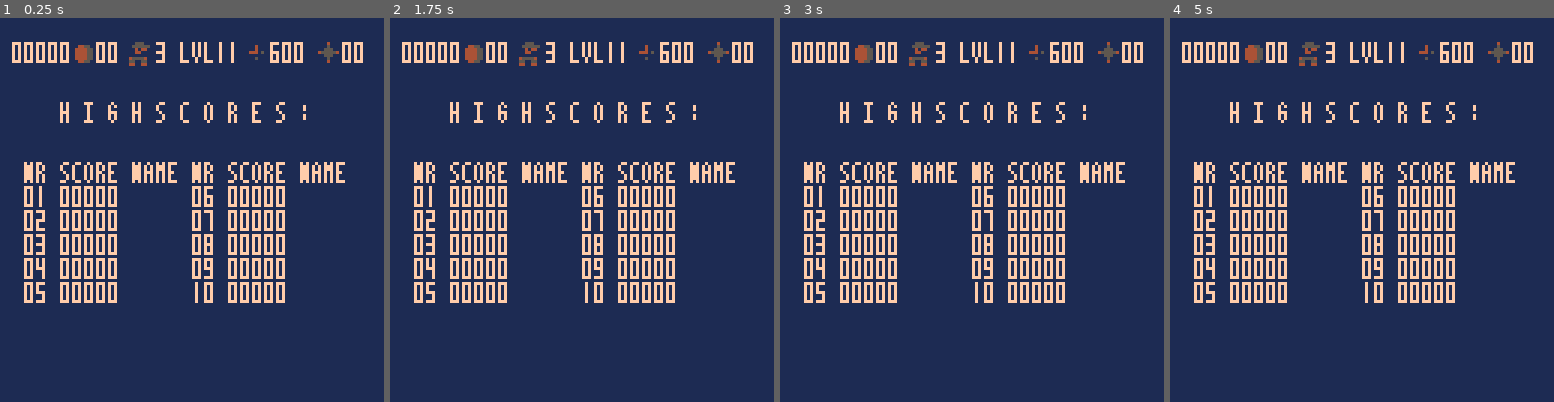
Above: before the commit, frames 1-4 (left to right).
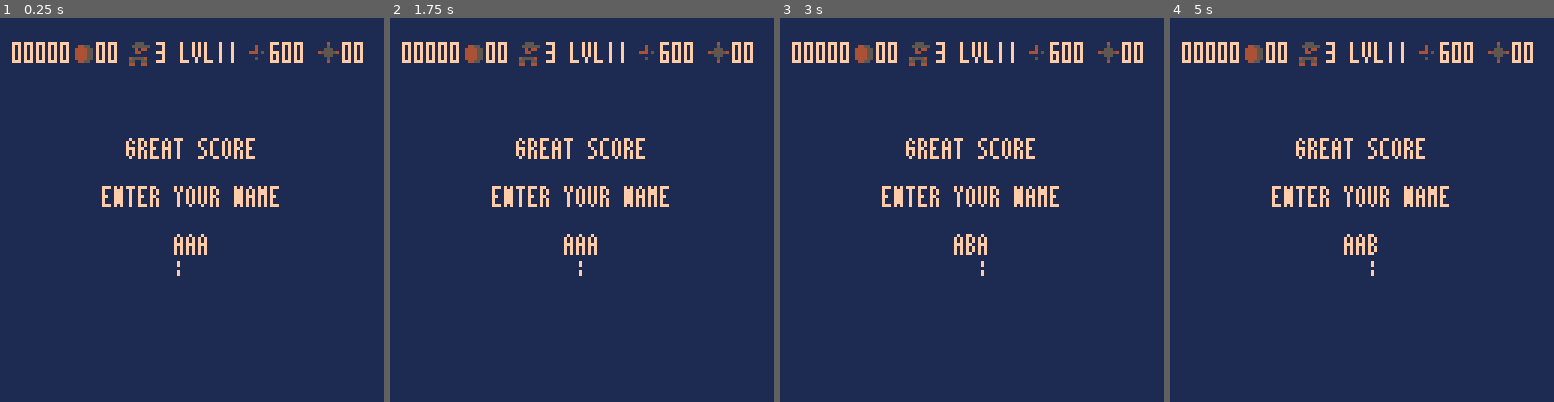
Above: after the commit, the same moments.

Repository: irismessage/Bros
Game: PICO-8 cartridge cart/bros.p8
The game is run twice, just before and just after one commit, with the same random seed, the same clock (stepped at 60 frames per second) and the same inputs.
Inputs:
- Up to frame 1 (0.25 s): no input
- Up to frame 2 (1.75 s): hold Right from 1.6 s (still down)
- Up to frame 3 (3 s): release Right at 2.1 s; hold Up 2.15-2.42 s; hold Right from 2.47 s (still down)
- Up to frame 4 (5 s): release Right at 3.03 s; hold Left 3.08-3.58 s; hold Down 3.63-3.97 s; hold Right 4.02-4.68 s; hold Up from 4.73 s (still down)

The runs differ from the first frame. In frame 1, 10% of the frame differs, in the area x 6-90%, y 21-75%; in frame 2, 10%; in frame 3, 10%; in frame 4, 10%.

Commit message:
Implement name entry

Diff:
--- a/cart/bros.p8
+++ b/cart/bros.p8
@@ -14,6 +14,7 @@
 --2 custom font system
 --3 top bar rendering
 
+-- game
 g = {
 	score=0,
 	coins=0,
@@ -23,6 +24,7 @@
 	wep=0,
 }
 
+-- player
 p = {
 	x=0,
 	y=0,
@@ -30,22 +32,32 @@
 	jump=0,
 }
 
+-- name entry
+e = {
+ ords={97,97,97},
+	chrs={"a","a","a"},
+	curs=1,
+}
+
 scoresn={}
 scoresc={}
 
 function _init()
-	load_font()
+	loadfont()
 	loadscores()
-	--mainscreen()
-	scorescreen()
+--	mainscreen()
+--	scorescreen()
+	askname()
 end
 
 function _update()
-	--g.timer -= 1
+--	g.timer -= 1
+	updatenameentry()
 end
 
 function _draw()
 	scorebarl()
+	drawnameentry()
 end
 
 function mainscreen()
@@ -83,7 +95,8 @@
 			dset(i,0)
 		end
 		for i=11,20 do
-			dset(i,packname("   "))
+			default = packname("   ")
+			dset(i,default)
 		end
 	end
 end
@@ -140,8 +153,38 @@
 end
 
 function askname()
-	--todo implement
+	cls(1)
+	scorebars()
+	print("great score",42,40)
+	print("enter your name",34,56)
 	return "abc"
+end
+
+function drawnameentry()
+	rectfill(58,72,70,86,1)
+	color(15)
+	for i=1,3 do
+		print(e.chrs[i],54+4*i,72)
+	end
+	print(":",54+4*e.curs,80)
+end
+
+function updatenameentry()
+	c = e.curs
+	if btnp(➡️) and c < 3 then
+		e.curs += 1
+	end
+	if btnp(⬅️) and 1 < c then
+		e.curs -= 1
+	end
+	if btnp(⬆️) and e.ords[c]<122 then
+		e.ords[c] += 1
+		e.chrs[c] = chr(e.ords[c])
+	end
+	if btnp(⬇️) and 97<e.ords[c] then
+		e.ords[c] -= 1
+		e.chrs[c] = chr(e.ords[c])
+	end
 end
 
 function savescore(num)
@@ -202,8 +245,8 @@
 	end
 end
 
-function load_font()
-	--load custom font from sprite
+function loadfont()
+	-- load custom font from sprite
 	-- sheet and activate it
 
 	--letters
